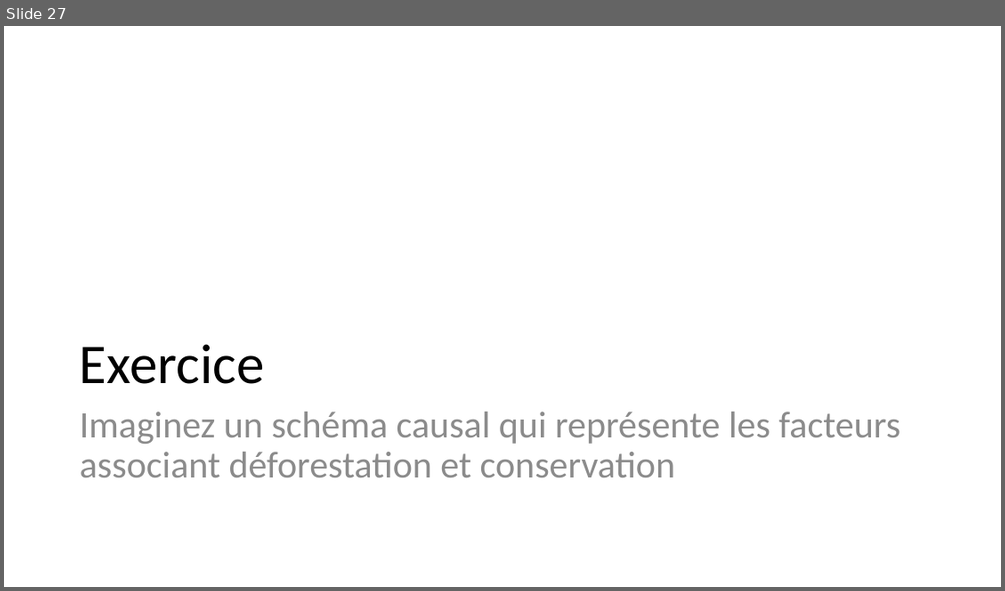
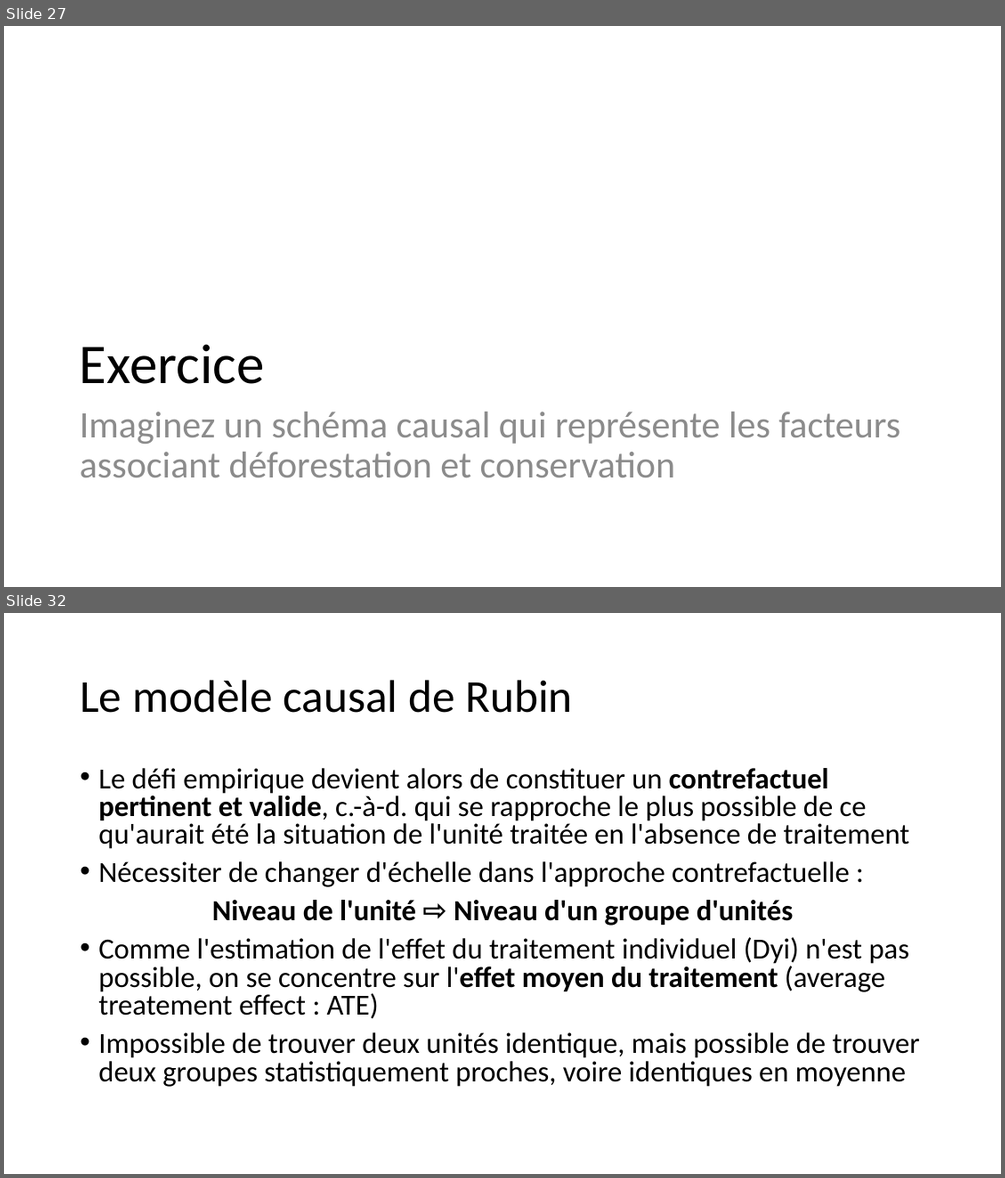
Before and after one commit to BETSAKA/statcap_impact_training, a slide deck: slides/fr/Jour 1_Introduction_Fondamentaux.pptx. Shown one above the other, each under a label of ours: slide 27 before the commit, slides 27 and 32 after it; the slides between them are not shown. The pictures are 1005x591 and 1005x1178 pixels, drawn with LibreOffice and Linux fonts; fonts in the diff are those of the drawing. Boxes give left, top, right and bottom in pixels: in the first picture for what was removed or moved away, otherwise in the second. Text is boxed around its words. In the diff, an @@ line names an element or a change of style, - is before the commit and + after.

```diff
--- a/slides/fr/Jour 1_Introduction_Fondamentaux.pptx
+++ b/slides/fr/Jour 1_Introduction_Fondamentaux.pptx
@@ slide 32 added at [4,613,1001,1174], background #FFFFFF @@
@@ title added at [80,680,572,713], 44 pt, text #000000 @@
+Le modèle causal de Rubin
@@ text added at [98,768,920,1086], 28 pt, text #000000 @@
+• Le défi empirique devient alors de constituer un contrefactuel pertinent et valide, c.-à-d. qui se rapproche le plus possible de ce qu'aurait été la situation de l'unité traitée en l'absence de traitement
+• Nécessiter de changer d'échelle dans l'approche contrefactuelle :
+Niveau de l'unité ⇨ Niveau d'un groupe d'unités
+• Comme l'estimation de l'effet du traitement individuel (Dyi) n'est pas possible, on se concentre sur l'effet moyen du traitement (average treatement effect : ATE)
+• Impossible de trouver deux unités identique, mais possible de trouver deux groupes statistiquement proches, voire identiques en moyenne
```
Also in this commit, not shown: 16 other slides added, 2 other files.
